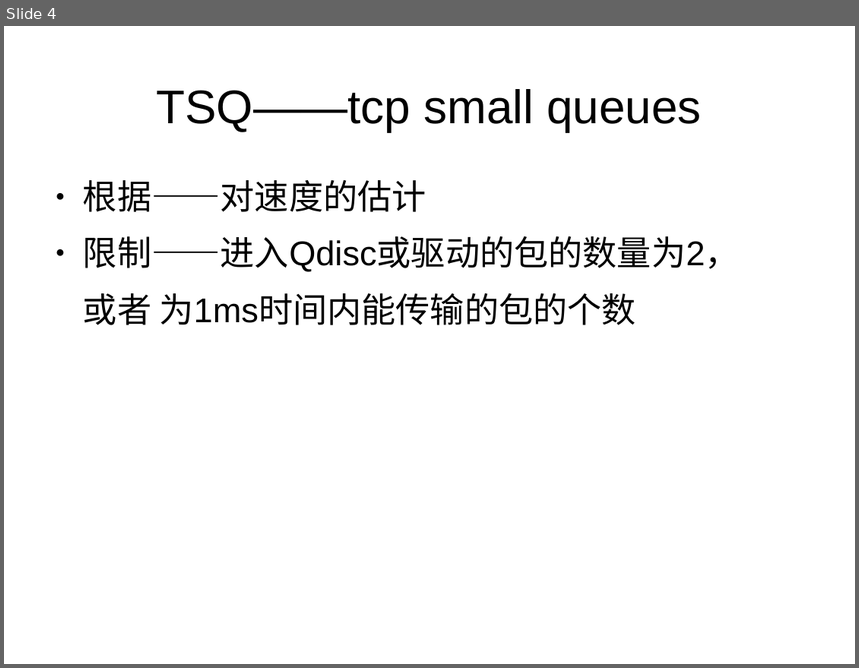
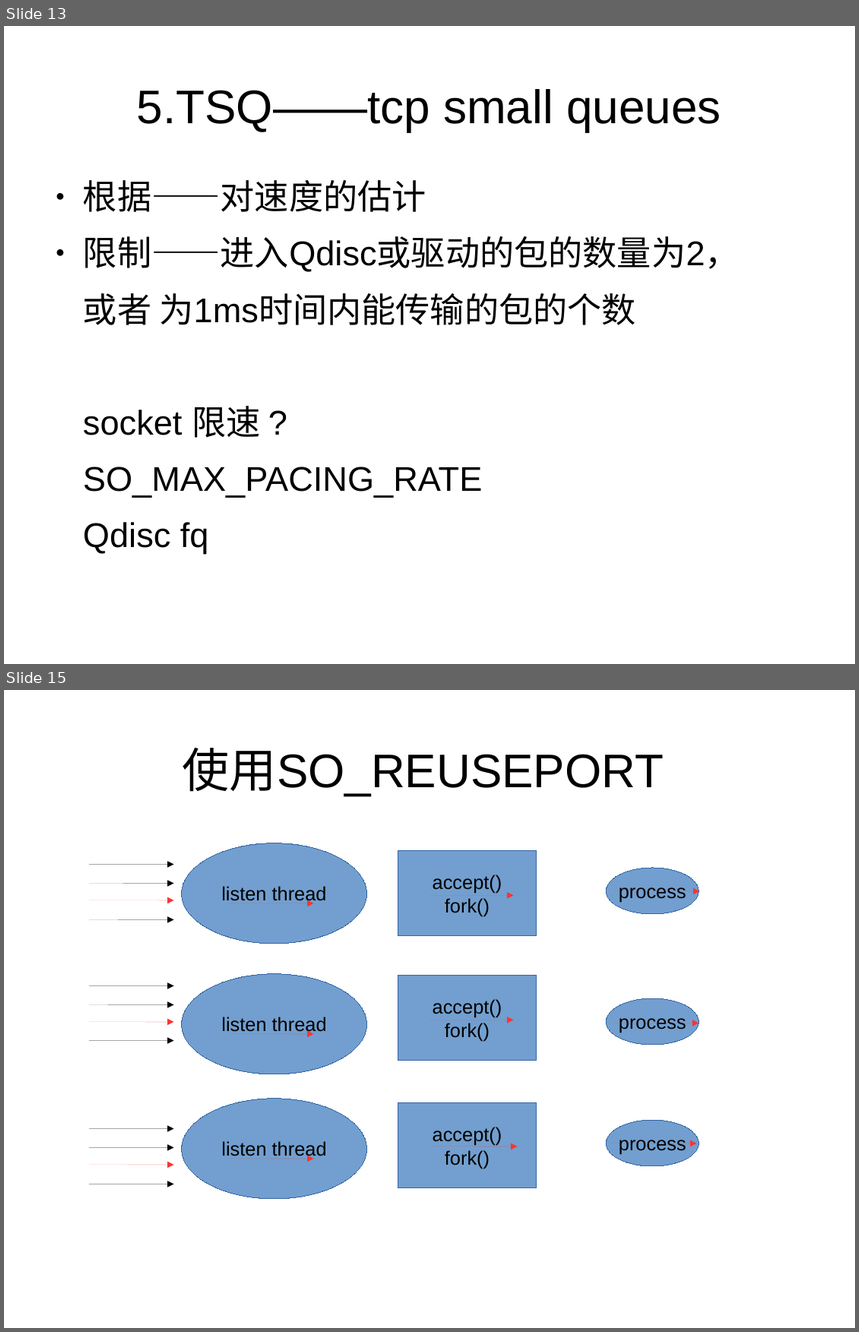
Before and after one commit to panweiping3/programming, a slide deck: tcp/my_doc/tcp_new_features.odp. Shown one above the other, each under a label of ours: slide 4 before the commit, slides 13 and 15 after it; the slides between them are not shown. The pictures are 859x668 and 859x1332 pixels, drawn with LibreOffice and Linux fonts; fonts in the diff are those of the drawing. Boxes give left, top, right and bottom in pixels: in the first picture for what was removed or moved away, otherwise in the second. Text is boxed around its words. In the diff, an @@ line names an element or a change of style, - is before the commit and + after.

```diff
--- a/tcp/my_doc/tcp_new_features.odp
+++ b/tcp/my_doc/tcp_new_features.odp
@@ slide 15 added at <box>4,690,855,1328</box>, background #FFFFFF @@
@@ title added at <box>183,748,664,797</box>, 44 pt, text #000000 @@
+使用SO_REUSEPORT
@@ ellipse added at <box>182,844,367,944</box>, fill #729FCF, outline #3465A4 0 pt, 18 pt, text #000000 @@
+listen thread
@@ arrow added from (89, 865) to (174, 865), #000000 0 pt @@
@@ rectangle added at <box>398,851,537,936</box>, fill #729FCF, outline #3465A4 0 pt, 18 pt, text #000000 @@
+accept()
+fork()
@@ ellipse added at <box>607,868,699,914</box>, fill #729FCF, outline #3465A4 0 pt, 18 pt, text #000000 @@
+process
@@ arrow added from (89, 883) to (174, 883), #000000 0 pt @@
@@ arrow added from (615, 891) to (700, 891), #FF3333 0 pt @@
@@ arrow added from (89, 901) to (174, 901), #FF3333 0 pt @@
@@ arrow added from (229, 904) to (314, 904), #FF3333 0 pt @@
@@ arrow added from (429, 895) to (514, 895), #FF3333 0 pt @@
@@ arrow added from (89, 920) to (174, 920), #000000 0 pt @@
@@ arrow added from (89, 986) to (174, 986), #000000 0 pt @@
@@ ellipse added at <box>182,974,367,1075</box>, fill #729FCF, outline #3465A4 0 pt, 18 pt, text #000000 @@
+listen thread
@@ rectangle added at <box>398,976,537,1061</box>, fill #729FCF, outline #3465A4 0 pt, 18 pt, text #000000 @@
+accept()
+fork()
@@ arrow added from (89, 1005) to (174, 1005), #000000 0 pt @@
@@ ellipse added at <box>607,999,699,1046</box>, fill #729FCF, outline #3465A4 0 pt, 18 pt, text #000000 @@
+process
@@ arrow added from (89, 1022) to (174, 1022), #FF3333 0 pt @@
@@ arrow added from (429, 1020) to (514, 1020), #FF3333 0 pt @@
@@ arrow added from (614, 1023) to (699, 1023), #FF3333 0 pt @@
@@ arrow added from (89, 1040) to (174, 1040), #000000 0 pt @@
@@ arrow added from (229, 1034) to (314, 1034), #FF3333 0 pt @@
@@ ellipse added at <box>182,1099,367,1199</box>, fill #729FCF, outline #3465A4 0 pt, 18 pt, text #000000 @@
+listen thread
@@ rectangle added at <box>398,1103,537,1189</box>, fill #729FCF, outline #3465A4 0 pt, 18 pt, text #000000 @@
+accept()
+fork()
@@ ellipse added at <box>607,1120,699,1167</box>, fill #729FCF, outline #3465A4 0 pt, 18 pt, text #000000 @@
+process
@@ arrow added from (89, 1129) to (174, 1129), #000000 0 pt @@
@@ arrow added from (612, 1144) to (697, 1144), #FF3333 0 pt @@
@@ arrow added from (89, 1148) to (174, 1148), #000000 0 pt @@
@@ arrow added from (89, 1165) to (174, 1165), #FF3333 0 pt @@
@@ arrow added from (229, 1159) to (314, 1159), #FF3333 0 pt @@
@@ arrow added from (433, 1147) to (518, 1147), #FF3333 0 pt @@
@@ arrow added from (89, 1184) to (174, 1184), #000000 0 pt @@
@@ what was slide 4 is now slide 13 @@
@@ slide 13 changed as well @@
@@ title at <box>137,89,721,132</box>: text changed @@
-TSQ——tcp small queues
+5.TSQ——tcp small queues
@@ text at <box>83,406,482,554</box>: paragraphs added @@
+socket 限速 ?
+SO_MAX_PACING_RATE
+Qdisc fq
```
Also in this commit, not shown: 3 other slides changed, 11 other slides added, 2 other files.
